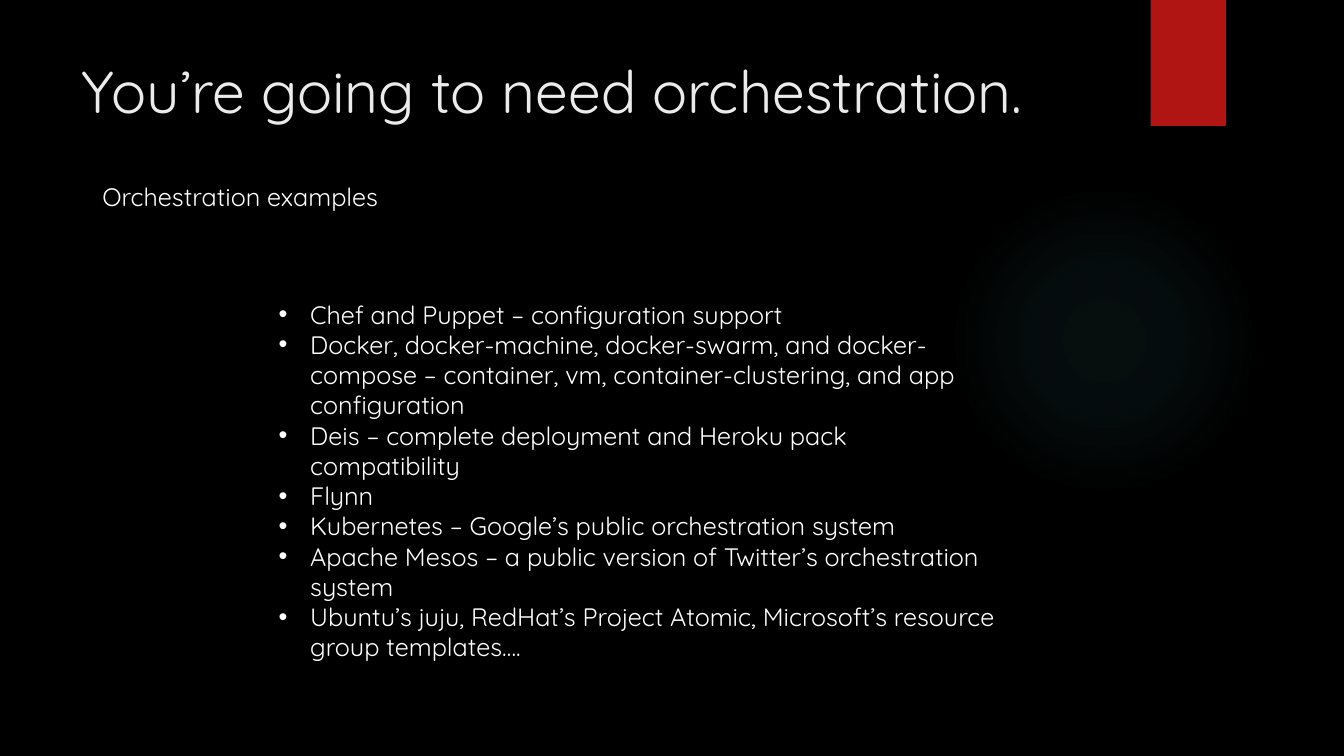
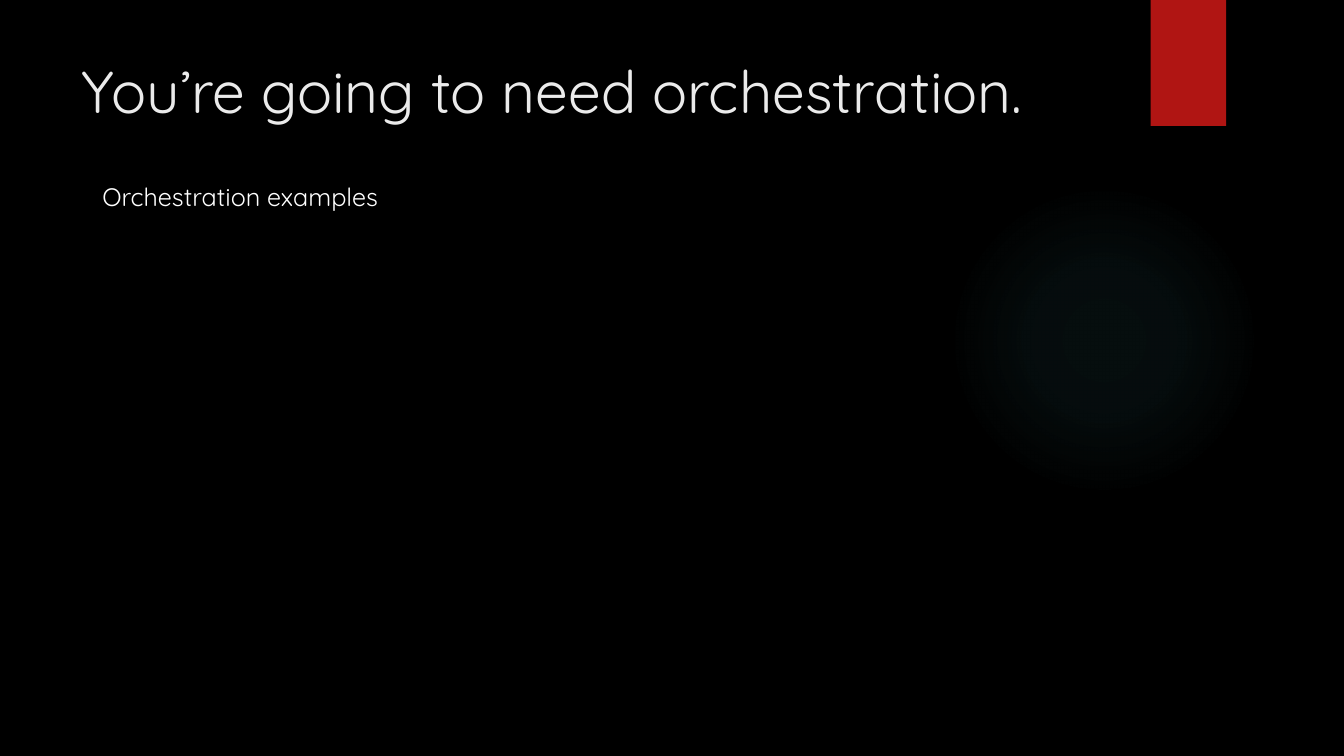
Before and after one commit to arif-aigonix/leap2015, a slide deck: slide 20 of Containers and Clusters in Azure.pptx (slide 16 before the commit). Drawn at 1344x756 pixels with LibreOffice and Linux fonts; fonts in the diff are those of the drawing; background and template pictures are left out. Boxes give left, top, right and bottom in pixels: in the first picture for what was removed or moved away, otherwise in the second. Text is boxed around its words. In the diff, an @@ line names an element or a change of style, - is before the commit and + after.

```diff
--- a/Containers and Clusters in Azure.pptx
+++ b/Containers and Clusters in Azure.pptx
@@ text removed at bbox=[310, 305, 994, 661] @@
-• Chef and Puppet – configuration support
-• Docker, docker-machine, docker-swarm, and docker-compose – container, vm, container-clustering, and app configuration
-• Deis – complete deployment and Heroku pack compatibility
-• Flynn
-• Kubernetes – Google’s public orchestration system
-• Apache Mesos – a public version of Twitter’s orchestration system
-• Ubuntu’s juju, RedHat’s Project Atomic, Microsoft’s resource group templates….
```
Also in this commit, not shown: 1 other slide changed, 6 slides added, 1 slide removed, 4 other files.
